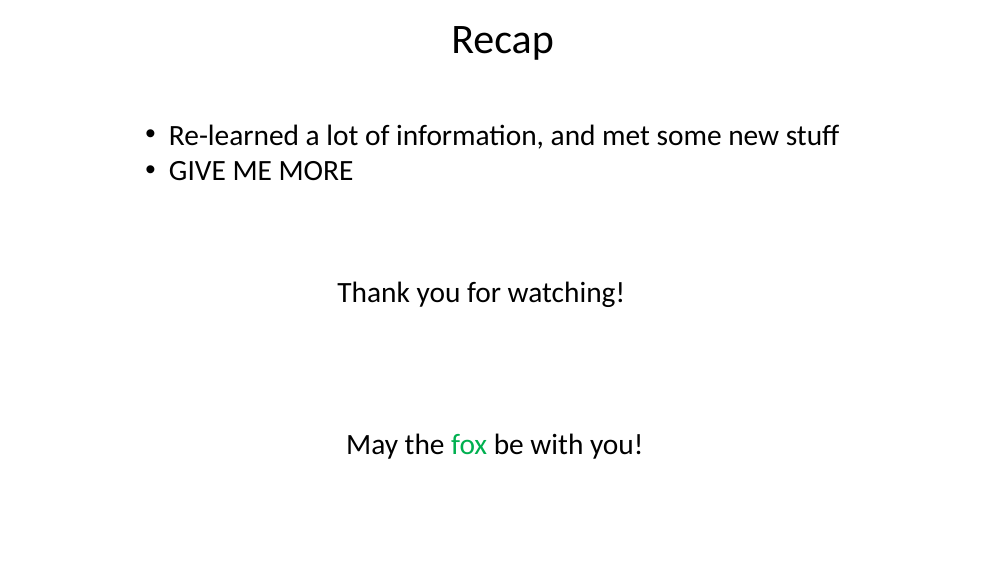
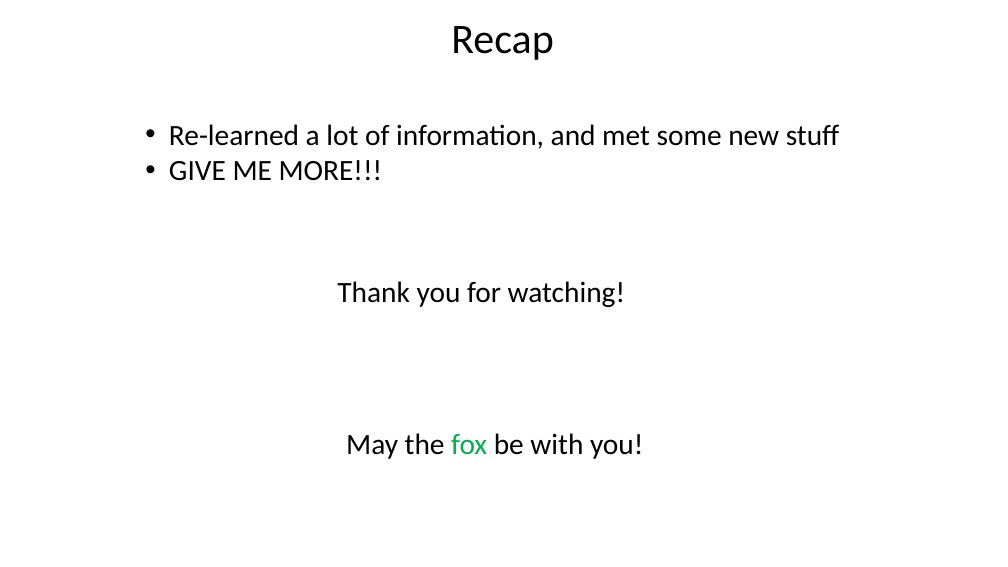
Before and after one commit to greenfox-velox/attilakrupl, a slide deck: slide 7 of week-01/day-5/presentation/Presentation_Week-01.pptx. Drawn at 1008x567 pixels with LibreOffice and Linux fonts; fonts in the diff are those of the drawing; background and template pictures are left out. Boxes give left, top, right and bottom in pixels: in the first picture for what was removed or moved away, otherwise in the second. Text is boxed around its words. In the diff, an @@ line names an element or a change of style, - is before the commit and + after.

```diff
--- a/week-01/day-5/presentation/Presentation_Week-01.pptx
+++ b/week-01/day-5/presentation/Presentation_Week-01.pptx
@@ text at (169, 160, 383, 181): text changed @@
-• GIVE ME MORE
+• GIVE ME MORE!!!
```
Also in this commit, not shown: 1 other slide changed, 2 other files.
